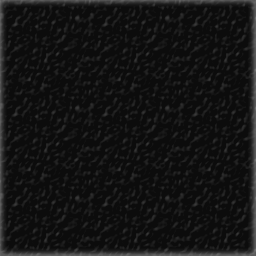
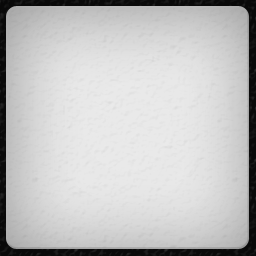
Layered file, before and after one edit (256 × 256). Changes by layer:
added layer "Layer 1" above "Shape 1 copy 5" over [0, 0, 256, 256]
showed "Shape 1 copy 5" over [6, 6, 249, 249]
painted on "Background" over [0, 0, 256, 256]
